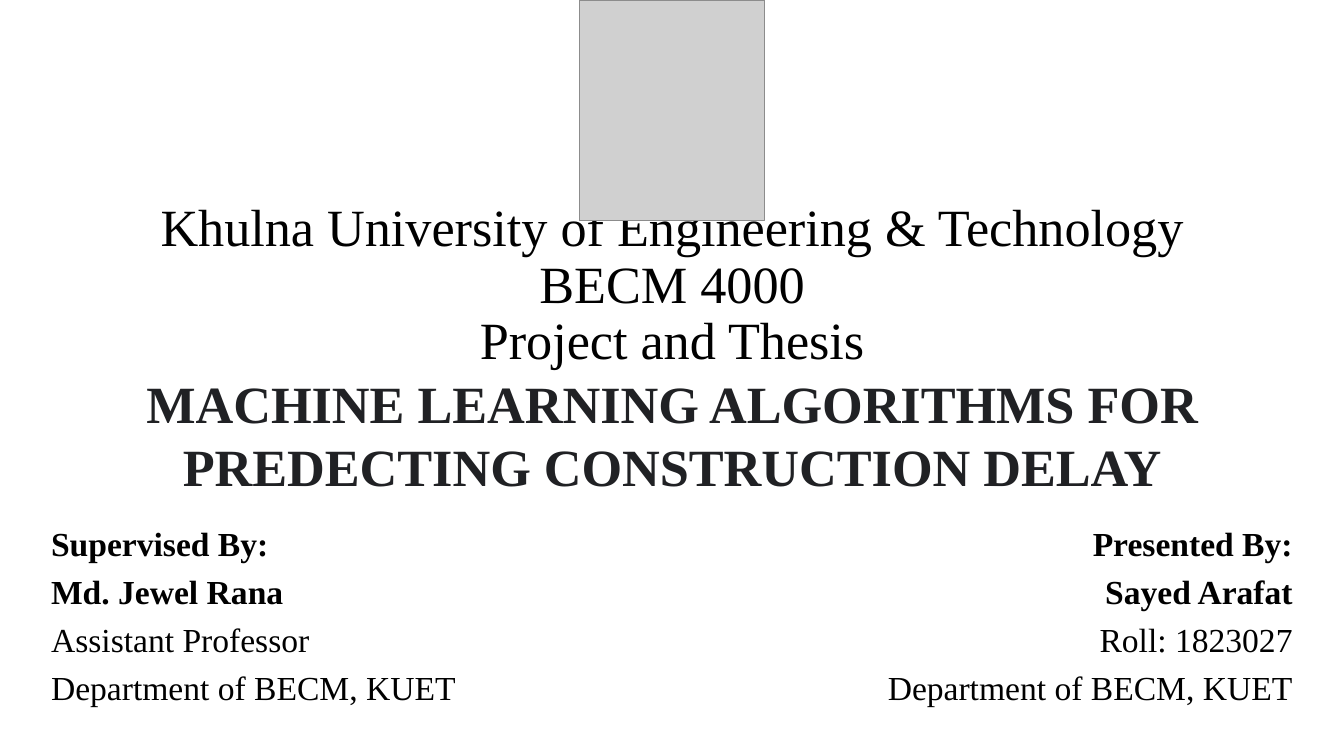
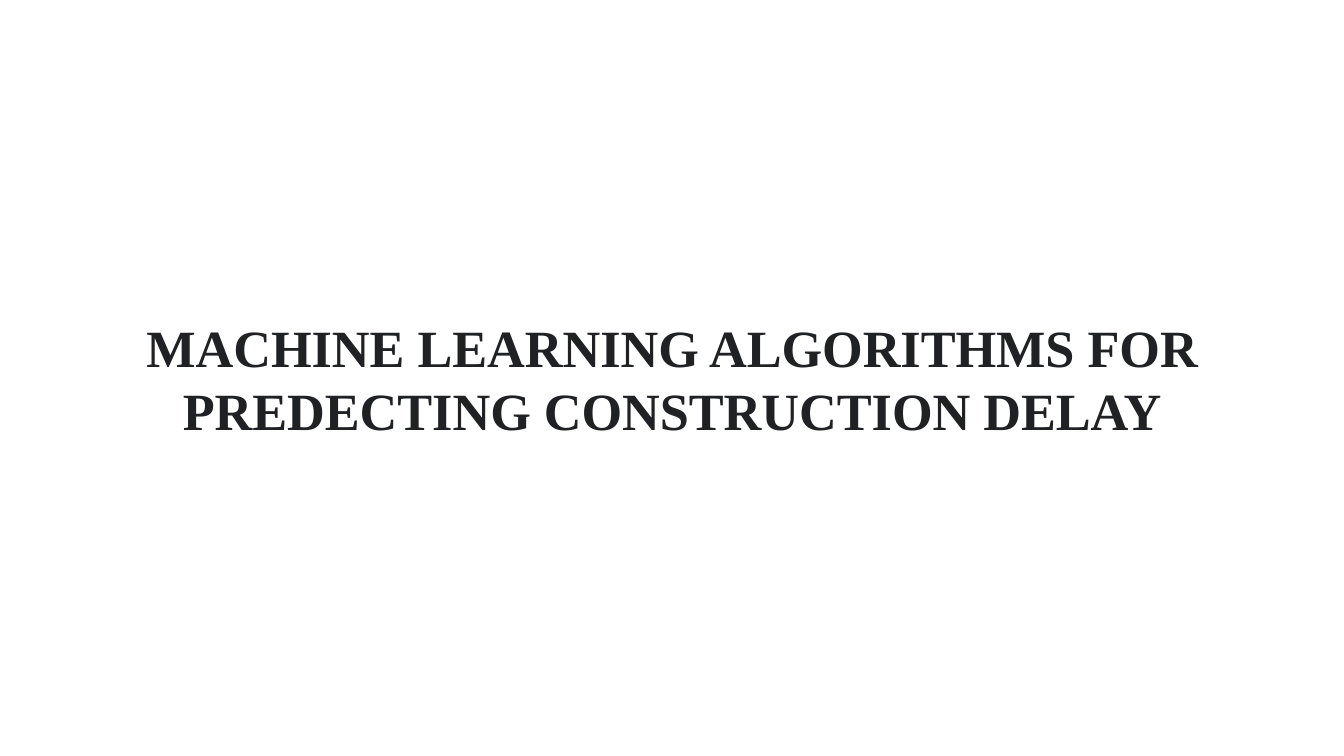
Before and after one commit to FardinJim27/Construction-Delay, a slide deck: slide 1 of ConsDelay.pptx. Drawn at 1344x756 pixels with LibreOffice and Linux fonts; fonts in the diff are those of the drawing; grey boxes stand for pictures. Boxes give left, top, right and bottom in pixels: in the first picture for what was removed or moved away, otherwise in the second. Text is boxed around its words. In the diff, an @@ line names an element or a change of style, - is before the commit and + after.

Commit message:
Source Codes and Files

```diff
--- a/ConsDelay.pptx
+++ b/ConsDelay.pptx
@@ picture removed at (579,0,763,220) @@
@@ text removed at (161,205,1184,370) @@
-Khulna University of Engineering & Technology
-BECM 4000
-Project and Thesis
@@ text "MACHINE LEARNING ALGORITHMS FOR PREDECTING ...": place and size @@
-text "MACHINE LEARNING ALGORITHMS FOR PREDECTING ..." at (146,388,1198,487)
+text "MACHINE LEARNING ALGORITHMS FOR PREDECTING ..." at (146,332,1198,431)
@@ text removed at (51,532,455,706) @@
-Supervised By:
-Md. Jewel Rana
-Assistant Professor
-Department of BECM, KUET
@@ text removed at (888,532,1293,706) @@
-Presented By:
-Sayed Arafat
-Roll: 1823027
-Department of BECM, KUET
```
